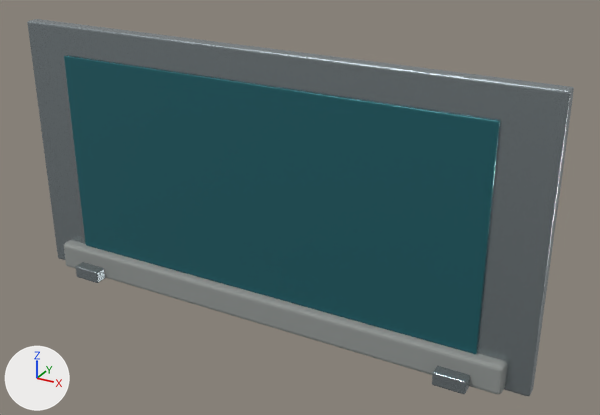
What one commit did to the glTF model assets/models/buildings/windows/windows_variant_b.glb.
Rendered twice from a camera (50 mm lens) standing at (5.65, -9.14, 6.45) and looking at (0.52, 0.18, 1.79). Lighting does not change. The marker at lower left points along +X, +Y and +Z. The first picture is the older version. Objects named as collision shapes, trigger or cutter boxes, shadow casters or lower levels of detail are left out. Where no turn or scale is listed for an object, it has been applied to the vertices.

The first picture shows 'Foundation', 'Glazing', 'Mounting foot', 'Mounting foot.002', 'Window frame'.
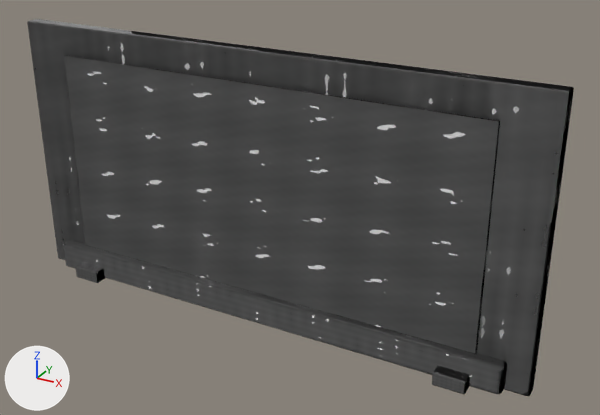
The newer file is also turned or shifted as a whole; pictures and numbers use the older file's frame.

Edits to the bpy script that builds the scene:
```text
Add img_metal_height:
    img_metal_height = load_image('metal_height', '_unpacked/metal_height', 256, 256, 'Non-Color')
Add img_metal_albedo:
    img_metal_albedo = load_image('metal_albedo', '_unpacked/metal_albedo', 256, 256, 'sRGB')
Add img_metal_roughness_001:
    img_metal_roughness_001 = load_image('metal_roughness.001', '_unpacked/metal_roughness.001', 256, 256, 'Non-Color')
Add img_glass_height:
    img_glass_height = load_image('glass_height', '_unpacked/glass_height', 256, 256, 'Non-Color')
Add img_glass_albedo:
    img_glass_albedo = load_image('glass_albedo', '_unpacked/glass_albedo', 256, 256, 'sRGB')
Add img_glass_roughness:
    img_glass_roughness = load_image('glass_roughness', '_unpacked/glass_roughness', 256, 256, 'Non-Color')
Add img_metal_roughness:
    img_metal_roughness = load_image('metal_roughness', '_unpacked/metal_roughness', 256, 256, 'Non-Color')
Change mat_building_concrete:
    remove # nodes: BsdfPrincipled, OutputMaterial
    remove # colours: grey #959997
    nodes: BsdfPrincipled, Math, NormalMap, OutputMaterial, SeparateColor, TexImage x3
    uses the picture img_metal_albedo
    uses the picture img_metal_height
    uses the picture img_metal_roughness
Change mat_building_glass:
    remove # nodes: BsdfPrincipled, OutputMaterial
    remove # colours: dark cyan #2c6f79
    nodes: BsdfPrincipled, Math, NormalMap, OutputMaterial, SeparateColor, TexImage x3
    uses the picture img_glass_albedo
    uses the picture img_glass_height
    uses the picture img_glass_roughness
Change mat_building_steel:
    remove # nodes: BsdfPrincipled, OutputMaterial
    remove # colours: grey #9ea8ac
    nodes: BsdfPrincipled, Math, NormalMap, OutputMaterial, SeparateColor, TexImage x3
    uses the picture img_metal_albedo
    uses the picture img_metal_height
    uses the picture img_metal_roughness_001
```

Location of each change, (x1, y1, x2, y2) in pixels of the pictures (600 x 415 px):
'Glazing', surface changed: (64, 56, 500, 354) in both
'Window frame', surface changed (darker): (27, 19, 574, 396) in both
'Foundation', surface changed (darker): (64, 240, 507, 394) in both
'Mounting foot.002', surface changed (darker): (432, 366, 470, 394) in both
'Mounting foot', surface changed (darker): (76, 262, 106, 283) in both
